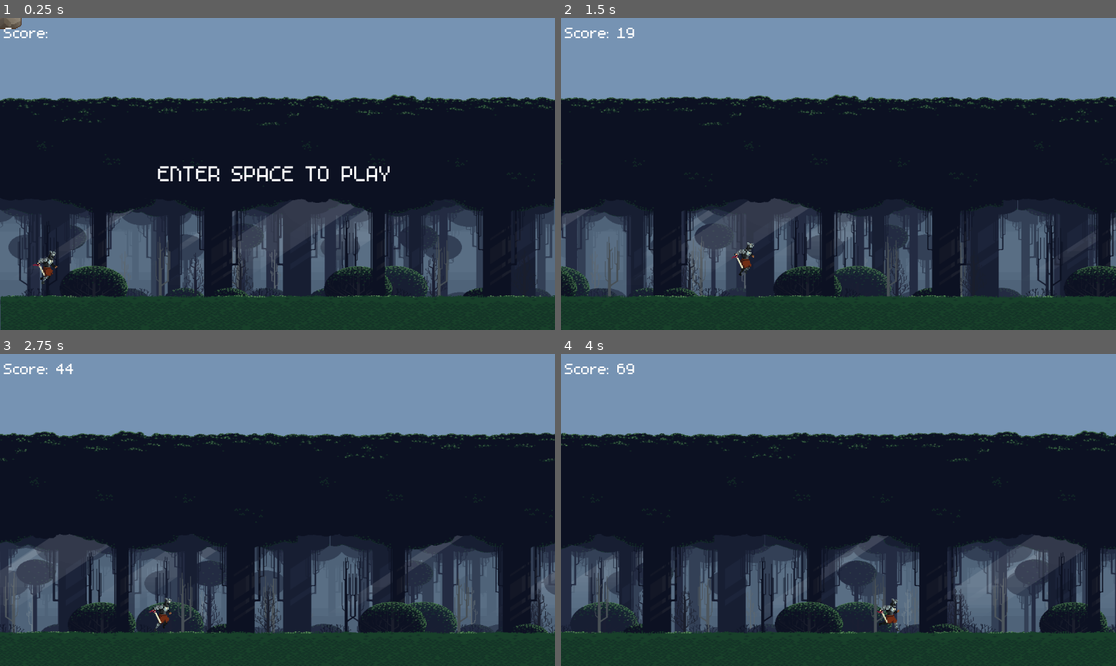
Above: before the commit, frames 1-4 (two rows, left to right).
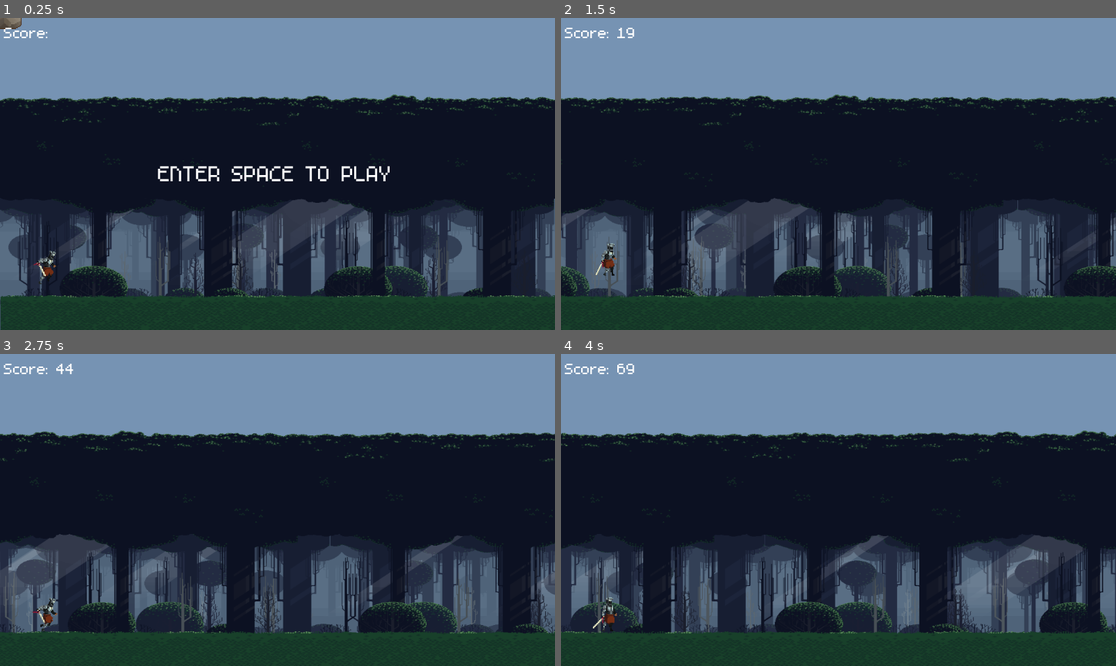
Above: after the commit, the same moments.

Repository: Takhar42/Final_GameSurvivor
Game: Godot game, scene res://Scenes/world.tscn
Two runs of this game, one before a commit and one after it. Both use one fixed random seed, a clock stepped at 60 frames per second and the inputs below.
Inputs:
- Up to frame 1 (0.25 s): no input
- Up to frame 2 (1.5 s): tap Enter (ui_accept) at 0.5 s; hold Enter (ui_accept) 0.53-1.28 s; hold Right (ui_right) from 0.53 s (still down); tap Up (jump) at 0.77, 1.07 s; tap S (attack, bound only after the commit) at 0.8, 1.35 s
- Up to frame 3 (2.75 s): tap Up (jump) at 1.52, 1.55, 1.82, 2.1 s; release Right (ui_right) at 2.03 s; hold Left (ui_left) from 2.03 s (still down); hold Enter (ui_accept) from 2.03 s (still down)
- Up to frame 4 (4 s): release Left (ui_left) at 2.78 s; release Enter (ui_accept) at 2.78 s; hold Right (ui_right) from 2.78 s (still down); tap Enter (ui_accept) at 2.85 s; tap Up (jump) at 3.02, 3.32, 3.77, 3.8 s; tap S (attack, bound only after the commit) at 3.05 s; hold S (attack, bound only after the commit) from 3.53 s (still down)

The runs differ from the first frame. In frame 1, less than 0.1% of the frame differs, in the area x 5-11%, y 75-86%; in frame 2, 0.3%; in frame 3, 0.3%; in frame 4, 0.3%, in the area x 5-61%, y 77-89%.

Commit message:
more movement mechanics

Diff:
--- a/2DkinematicBody.gd
+++ /dev/null
@@ -1,33 +0,0 @@
-extends KinematicBody2D
-
-# Variables
-var velocity = Vector2(0, 0)
-var speed = 200
-var gravity = 500
-var jump_force = -300
-var is_jumping = false
-
-# Called every frame
-func _physics_process(delta):
-	# Apply gravity
-	velocity.y += gravity * delta
-
-	# Horizontal movement
-	if Input.is_action_pressed("ui_right"):
-		velocity.x = speed
-	elif Input.is_action_pressed("ui_left"):
-		velocity.x = -speed
-	else:
-		velocity.x = 0
-
-	# Jumping
-	if Input.is_action_just_pressed("ui_up") and not is_jumping:
-		velocity.y = jump_force
-		is_jumping = true
-
-	# Check for ground
-	if is_on_floor():
-		is_jumping = false
-
-	# Move and slide
-	velocity = move_and_slide(velocity, Vector2.UP)
--- a/Scenes/node_2d.tscn
+++ b/Scenes/node_2d.tscn
@@ -12,15 +12,57 @@
 [ext_resource type="Texture2D" uid="uid://lv1tw7hrij5s" path="res://assets/background/Layer_0006_4.png" id="11_j1amg"]
 [ext_resource type="Texture2D" uid="uid://dp5i8vvsqxg1v" path="res://assets/player/Hurt.png" id="12_tpvpw"]
 [ext_resource type="Texture2D" uid="uid://cfp330sgucamy" path="res://assets/background/Layer_0005_5.png" id="12_w7ey0"]
+[ext_resource type="Texture2D" uid="uid://ym7g1bvnshni" path="res://assets/player/Attacks.png" id="12_xbve4"]
 [ext_resource type="Texture2D" uid="uid://dc2pupfw1lnc8" path="res://assets/background/Layer_0004_Lights.png" id="13_8dscu"]
 [ext_resource type="Texture2D" uid="uid://nh448uxqpypb" path="res://assets/background/Layer_0003_6.png" id="14_4ejrw"]
 [ext_resource type="Texture2D" uid="uid://dhpkr85t6uvoc" path="res://assets/background/Layer_0002_7.png" id="15_y2uib"]
 [ext_resource type="Texture2D" uid="uid://bmxji3s8cdrfc" path="res://assets/obstacles/Texture/TX Village Props.png" id="16_3sy7q"]
+[ext_resource type="Texture2D" uid="uid://deap27oqfkt0b" path="res://assets/player/Slide.png" id="16_g5mj6"]
 [ext_resource type="FontFile" uid="uid://cpfg2i8m7hiuw" path="res://assets/font/m5x7.ttf" id="17_gddyx"]
 [ext_resource type="AudioStream" uid="uid://cireubg54oav6" path="res://assets/audio/cartoon-jump-6462-_1_.ogg" id="18_xfe6d"]
 
 [sub_resource type="RectangleShape2D" id="RectangleShape2D_rn01j"]
 size = Vector2(2304, 72)
+
+[sub_resource type="AtlasTexture" id="AtlasTexture_kut8e"]
+atlas = ExtResource("12_xbve4")
+region = Rect2(0, 0, 128, 64)
+
+[sub_resource type="AtlasTexture" id="AtlasTexture_6ckn0"]
+atlas = ExtResource("12_xbve4")
+region = Rect2(128, 0, 128, 64)
+
+[sub_resource type="AtlasTexture" id="AtlasTexture_japd6"]
+atlas = ExtResource("12_xbve4")
+region = Rect2(256, 0, 128, 64)
+
+[sub_resource type="AtlasTexture" id="AtlasTexture_e5gmf"]
+atlas = ExtResource("12_xbve4")
+region = Rect2(384, 0, 128, 64)
+
+[sub_resource type="AtlasTexture" id="AtlasTexture_7boxl"]
+atlas = ExtResource("12_xbve4")
+region = Rect2(512, 0, 128, 64)
+
+[sub_resource type="AtlasTexture" id="AtlasTexture_bltbv"]
+atlas = ExtResource("12_xbve4")
+region = Rect2(640, 0, 128, 64)
+
+[sub_resource type="AtlasTexture" id="AtlasTexture_r84l3"]
+atlas = ExtResource("12_xbve4")
+region = Rect2(768, 0, 128, 64)
+
+[sub_resource type="AtlasTexture" id="AtlasTexture_14683"]
+atlas = ExtResource("12_xbve4")
+region = Rect2(896, 0, 128, 64)
+
+[sub_resource type="AtlasTexture" id="AtlasTexture_vobjd"]
+atlas = ExtResource("12_xbve4")
+region = Rect2(0, 64, 128, 64)
+
+[sub_resource type="AtlasTexture" id="AtlasTexture_484xx"]
+atlas = ExtResource("12_xbve4")
+region = Rect2(128, 64, 128, 64)
 
 [sub_resource type="AtlasTexture" id="AtlasTexture_lkrca"]
 atlas = ExtResource("12_tpvpw")
@@ -98,40 +140,115 @@
 atlas = ExtResource("3_wefy8")
 region = Rect2(128, 192, 128, 64)
 
+[sub_resource type="AtlasTexture" id="AtlasTexture_oylwy"]
+atlas = ExtResource("4_272qf")
+region = Rect2(0, 64, 128, 64)
+
+[sub_resource type="AtlasTexture" id="AtlasTexture_n7jqb"]
+atlas = ExtResource("4_272qf")
+region = Rect2(128, 0, 128, 64)
+
+[sub_resource type="AtlasTexture" id="AtlasTexture_eh6ci"]
+atlas = ExtResource("4_272qf")
+region = Rect2(128, 64, 128, 64)
+
+[sub_resource type="AtlasTexture" id="AtlasTexture_08xe7"]
+atlas = ExtResource("4_272qf")
+region = Rect2(0, 128, 128, 64)
+
+[sub_resource type="AtlasTexture" id="AtlasTexture_ll20k"]
+atlas = ExtResource("4_272qf")
+region = Rect2(128, 128, 128, 64)
+
+[sub_resource type="AtlasTexture" id="AtlasTexture_y7cc5"]
+atlas = ExtResource("4_272qf")
+region = Rect2(0, 192, 128, 64)
+
+[sub_resource type="AtlasTexture" id="AtlasTexture_yda01"]
+atlas = ExtResource("4_272qf")
+region = Rect2(128, 192, 128, 64)
+
 [sub_resource type="AtlasTexture" id="AtlasTexture_cju1a"]
 atlas = ExtResource("4_272qf")
 region = Rect2(0, 0, 128, 64)
 
-[sub_resource type="AtlasTexture" id="AtlasTexture_n7jqb"]
-atlas = ExtResource("4_272qf")
+[sub_resource type="AtlasTexture" id="AtlasTexture_xj0ky"]
+atlas = ExtResource("16_g5mj6")
+region = Rect2(0, 0, 128, 64)
+
+[sub_resource type="AtlasTexture" id="AtlasTexture_8o1l0"]
+atlas = ExtResource("16_g5mj6")
+region = Rect2(384, 0, 128, 64)
+
+[sub_resource type="AtlasTexture" id="AtlasTexture_hq08q"]
+atlas = ExtResource("16_g5mj6")
+region = Rect2(0, 64, 128, 64)
+
+[sub_resource type="AtlasTexture" id="AtlasTexture_d8qxr"]
+atlas = ExtResource("16_g5mj6")
+region = Rect2(128, 64, 128, 64)
+
+[sub_resource type="AtlasTexture" id="AtlasTexture_mhg2k"]
+atlas = ExtResource("16_g5mj6")
+region = Rect2(256, 64, 128, 64)
+
+[sub_resource type="AtlasTexture" id="AtlasTexture_yrhmy"]
+atlas = ExtResource("16_g5mj6")
+region = Rect2(384, 64, 128, 64)
+
+[sub_resource type="AtlasTexture" id="AtlasTexture_ip4k3"]
+atlas = ExtResource("16_g5mj6")
+region = Rect2(0, 128, 128, 64)
+
+[sub_resource type="AtlasTexture" id="AtlasTexture_fr178"]
+atlas = ExtResource("16_g5mj6")
+region = Rect2(128, 128, 128, 64)
+
+[sub_resource type="AtlasTexture" id="AtlasTexture_hw4ou"]
+atlas = ExtResource("16_g5mj6")
+region = Rect2(256, 0, 128, 64)
+
+[sub_resource type="AtlasTexture" id="AtlasTexture_juglk"]
+atlas = ExtResource("16_g5mj6")
 region = Rect2(128, 0, 128, 64)
-
-[sub_resource type="AtlasTexture" id="AtlasTexture_oylwy"]
-atlas = ExtResource("4_272qf")
-region = Rect2(0, 64, 128, 64)
-
-[sub_resource type="AtlasTexture" id="AtlasTexture_eh6ci"]
-atlas = ExtResource("4_272qf")
-region = Rect2(128, 64, 128, 64)
-
-[sub_resource type="AtlasTexture" id="AtlasTexture_08xe7"]
-atlas = ExtResource("4_272qf")
-region = Rect2(0, 128, 128, 64)
-
-[sub_resource type="AtlasTexture" id="AtlasTexture_ll20k"]
-atlas = ExtResource("4_272qf")
-region = Rect2(128, 128, 128, 64)
-
-[sub_resource type="AtlasTexture" id="AtlasTexture_y7cc5"]
-atlas = ExtResource("4_272qf")
-region = Rect2(0, 192, 128, 64)
-
-[sub_resource type="AtlasTexture" id="AtlasTexture_yda01"]
-atlas = ExtResource("4_272qf")
-region = Rect2(128, 192, 128, 64)
 
 [sub_resource type="SpriteFrames" id="SpriteFrames_nmd23"]
 animations = [{
+"frames": [{
+"duration": 1.0,
+"texture": SubResource("AtlasTexture_kut8e")
+}, {
+"duration": 1.0,
+"texture": SubResource("AtlasTexture_6ckn0")
+}, {
+"duration": 1.0,
+"texture": SubResource("AtlasTexture_japd6")
+}, {
+"duration": 1.0,
+"texture": SubResource("AtlasTexture_e5gmf")
+}, {
+"duration": 1.0,
+"texture": SubResource("AtlasTexture_7boxl")
+}, {
+"duration": 1.0,
+"texture": SubResource("AtlasTexture_bltbv")
+}, {
+"duration": 1.0,
+"texture": SubResource("AtlasTexture_r84l3")
+}, {
+"duration": 1.0,
+"texture": SubResource("AtlasTexture_14683")
+}, {
+"duration": 1.0,
+"texture": SubResource("AtlasTexture_vobjd")
+}, {
+"duration": 1.0,
+"texture": SubResource("AtlasTexture_484xx")
+}],
+"loop": true,
+"name": &"attack",
+"speed": 10.0
+}, {
 "frames": [{
 "duration": 1.0,
 "texture": SubResource("AtlasTexture_lkrca")
@@ -206,36 +323,77 @@
 }, {
 "frames": [{
 "duration": 1.0,
+"texture": SubResource("AtlasTexture_oylwy")
+}, {
+"duration": 1.0,
+"texture": SubResource("AtlasTexture_n7jqb")
+}, {
+"duration": 1.0,
+"texture": SubResource("AtlasTexture_eh6ci")
+}, {
+"duration": 1.0,
+"texture": SubResource("AtlasTexture_08xe7")
+}, {
+"duration": 1.0,
+"texture": SubResource("AtlasTexture_ll20k")
+}, {
+"duration": 1.0,
+"texture": SubResource("AtlasTexture_y7cc5")
+}, {
+"duration": 1.0,
+"texture": SubResource("AtlasTexture_yda01")
+}, {
+"duration": 1.0,
 "texture": SubResource("AtlasTexture_cju1a")
-}, {
-"duration": 1.0,
-"texture": SubResource("AtlasTexture_n7jqb")
-}, {
-"duration": 1.0,
-"texture": SubResource("AtlasTexture_oylwy")
-}, {
-"duration": 1.0,
-"texture": SubResource("AtlasTexture_eh6ci")
-}, {
-"duration": 1.0,
-"texture": SubResource("AtlasTexture_08xe7")
-}, {
-"duration": 1.0,
-"texture": SubResource("AtlasTexture_ll20k")
-}, {
-"duration": 1.0,
-"texture": SubResource("AtlasTexture_y7cc5")
-}, {
-"duration": 1.0,
-"texture": SubResource("AtlasTexture_yda01")
 }],
 "loop": true,
 "name": &"run",
 "speed": 10.0
+}, {
+"frames": [{
+"duration": 1.0,
+"texture": SubResource("AtlasTexture_xj0ky")
+}, {
+"duration": 1.0,
+"texture": SubResource("AtlasTexture_8o1l0")
+}, {
+"duration": 1.0,
+"texture": SubResource("AtlasTexture_hq08q")
+}, {
+"duration": 1.0,
+"texture": SubResource("AtlasTexture_d8qxr")
+}, {
+"duration": 1.0,
+"texture": SubResource("AtlasTexture_mhg2k")
+}, {
+"duration": 1.0,
+"texture": SubResource("AtlasTexture_yrhmy")
+}, {
+"duration": 1.0,
+"texture": SubResource("AtlasTexture_ip4k3")
+}, {
+"duration": 1.0,
+"texture": SubResource("AtlasTexture_fr178")
+}, {
+"duration": 1.0,
+"texture": SubResource("AtlasTexture_hw4ou")
+}, {
+"duration": 1.0,
+"texture": SubResource("AtlasTexture_juglk")
+}],
+"loop": true,
+"name": &"slide",
+"speed": 10.0
 }]
 
 [sub_resource type="RectangleShape2D" id="RectangleShape2D_31suy"]
 size = Vector2(26.6667, 48)
+
+[sub_resource type="RectangleShape2D" id="RectangleShape2D_660ho"]
+size = Vector2(21.3333, 21.3334)
+
+[sub_resource type="RectangleShape2D" id="RectangleShape2D_cwi31"]
+size = Vector2(20, 41.1667)
 
 [sub_resource type="RectangleShape2D" id="RectangleShape2D_w48qf"]
 size = Vector2(192, 32)
@@ -344,13 +502,21 @@
 texture_filter = 1
 position = Vector2(64, 314.667)
 sprite_frames = SubResource("SpriteFrames_nmd23")
-animation = &"run"
+animation = &"attack"
 autoplay = "run"
-frame_progress = 0.191521
+frame_progress = 0.220857
 
 [node name="CollisionShape2D" type="CollisionShape2D" parent="CharacterBody2D"]
 position = Vector2(66.6667, 322.667)
 shape = SubResource("RectangleShape2D_31suy")
+
+[node name="SlideCollisionShape2D" type="CollisionShape2D" parent="CharacterBody2D"]
+position = Vector2(64, 336)
+shape = SubResource("RectangleShape2D_660ho")
+
+[node name="AttackCollisionShape2D2" type="CollisionShape2D" parent="CharacterBody2D"]
+position = Vector2(90.6667, 320.75)
+shape = SubResource("RectangleShape2D_cwi31")
 
 [node name="JumpAudio" type="AudioStreamPlayer2D" parent="CharacterBody2D"]
 scale = Vector2(0.666667, 0.666667)
@@ -370,7 +536,7 @@
 color = Color(0, 1, 0, 1)
 
 [node name="CollisionShape2D" type="CollisionShape2D" parent="Platform"]
-position = Vector2(447, -31)
+position = Vector2(459, -27)
 shape = SubResource("RectangleShape2D_w48qf")
 
 [node name="Area2D" type="Area2D" parent="."]
--- a/Scripts/player.gd
+++ b/Scripts/player.gd
@@ -7,20 +7,30 @@
 var jump_audio: AudioStreamPlayer2D
 
 func _ready():
-	jump_audio = $JumpAudio # Initialize jump_audio properly here
+	jump_audio = $JumpAudio  # Initialize jump_audio properly here
 
 func _physics_process(delta):
-	if not is_on_floor():
-		velocity.y += gravity * delta
 
-	if Input.is_action_just_pressed("ui_up") and is_on_floor():
-		velocity.y = JUMP_VELOCITY
-		jump_audio.play()
+	velocity.y += gravity * delta
+	if is_on_floor():
+		$CollisionShape2D.disabled = false
+		if Input.is_action_pressed("ui_accept"):
+			$AnimatedSprite2D.play("run")
+			# $JumpSound.play()
 
-	var direction = Input.get_axis("ui_left", "ui_right")
-	if direction:
-		velocity.x = direction * MOVE_SPEED
-	else:
-		velocity.x = 0
+		elif Input.is_action_pressed("ui_up"):
+			velocity.y = JUMP_VELOCITY
+			$AnimatedSprite2D.play("jump")
+
+		elif Input.is_action_pressed("ui_down"):
+			$AnimatedSprite2D.play("slide")
+			$CollisionShape2D.disabled = true
+
+		elif Input.is_action_pressed("attack"):
+			$AnimatedSprite2D.play("attack")
+
+		else:
+			$AnimatedSprite2D.play("run")
+
 
 	move_and_slide()
--- a/project.godot
+++ b/project.godot
@@ -35,3 +35,8 @@
 , Object(InputEventKey,"resource_local_to_scene":false,"resource_name":"","device":-1,"window_id":0,"alt_pressed":false …(183 unchanged characters)…
 ]
 }
+attack={
+"deadzone": 0.5,
+"events": [Object(InputEventKey,"resource_local_to_scene":false,"resource_name":"","device":-1,"window_id":0,"alt_pressed":false,"shift_pressed":false,"ctrl_pressed":false,"meta_pressed":false,"pressed":false,"keycode":0,"physical_keycode":83,"key_label":0,"unicode":115,"location":0,"echo":false,"script":null)
+]
+}
Not shown: 1 places in Scenes/node_2d.tscn that only renumber resources
